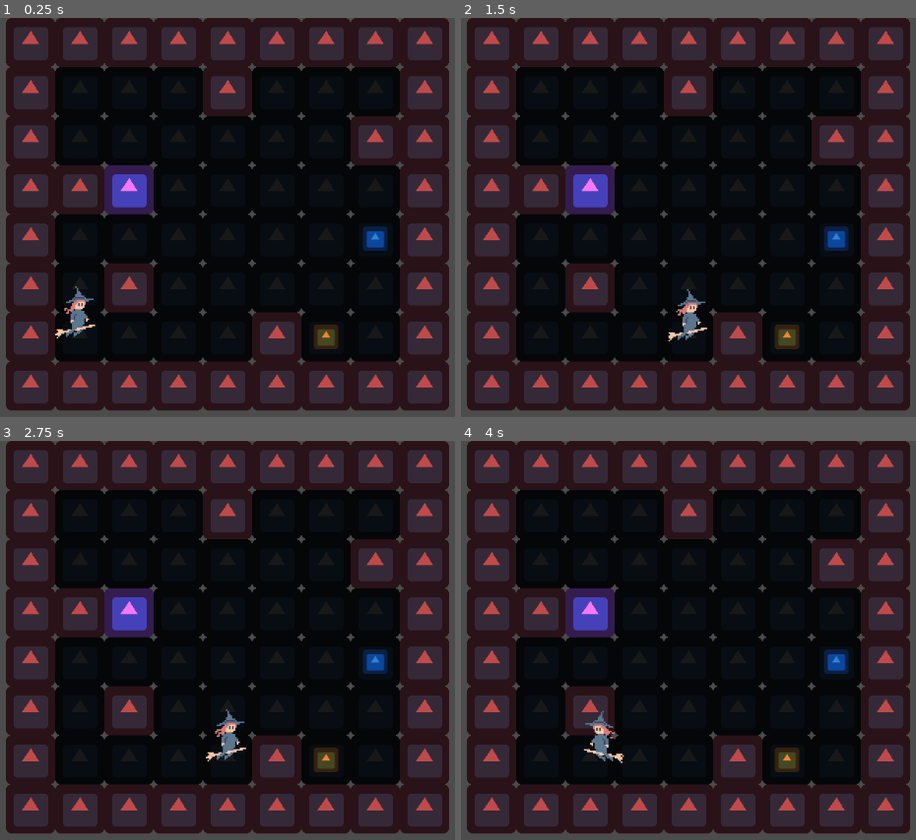
Above: before the commit, frames 1-4 (two rows, left to right).
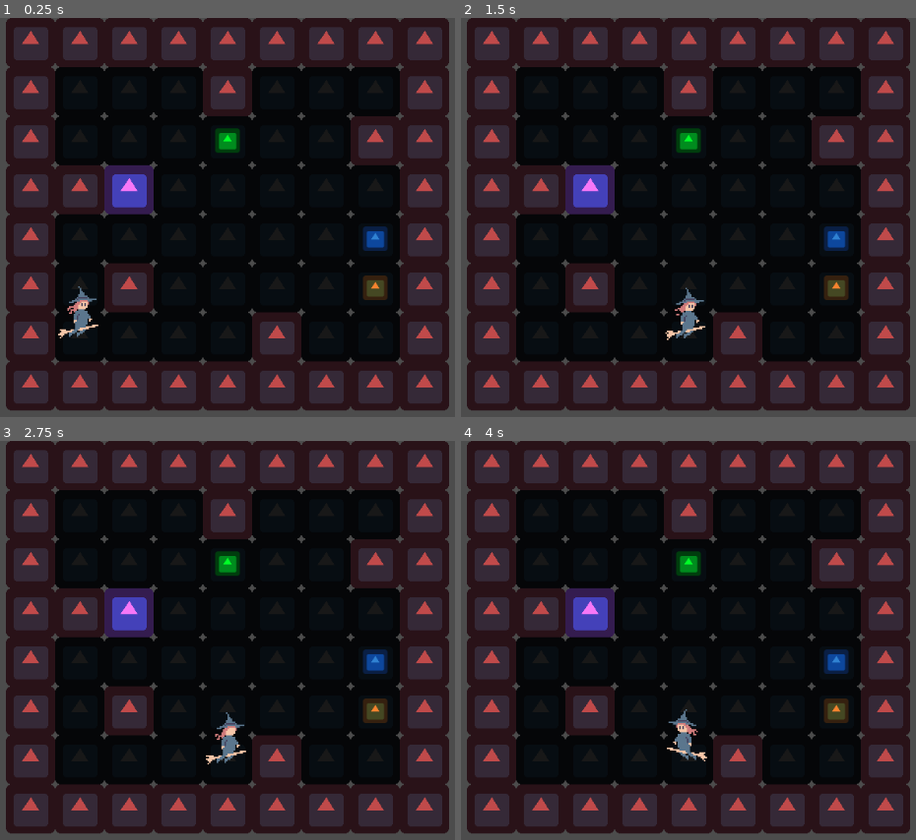
Above: after the commit, the same moments.

Repository: philoufc/gwj53
Game: Godot game, scene res://scenes/Level.tscn
The game is run twice, just before and just after one commit, with the same random seed, the same clock (stepped at 60 frames per second) and the same inputs. The project has no main scene, so this scene is started directly. The engine's default icon, where the game draws it, is replaced by a stand-in: a white triangle on a blue panel in a dark square.
Inputs (mouse positions are in pixels of both pictures, inside the frame that each line leads up to):
- Up to frame 1 (0.25 s): no input
- Up to frame 2 (1.5 s): tap Enter at 0.5 s; move the mouse to (outside the picture) at 0.52 s; hold Right (right) 0.53-1.25 s; click (outside the picture) at 0.67 s; drag from (652, 269) to (688, 385) at 1.27 s
- Up to frame 3 (2.75 s): tap Space at 2 s; move the mouse to (427, 568) at 2.02 s; hold Right (right) from 2.03 s (still down)
- Up to frame 4 (4 s): release Right (right) at 2.75 s; drag from (770, 764) to (574, 600) at 2.77 s; tap Enter at 3.5 s; move the mouse to (outside the picture) at 3.52 s; hold Left (left) from 3.53 s (still down)

The runs differ from the first frame. In frame 1, 1.3% of the frame differs, in the area x 12-86%, y 27-84%; in frame 2, 1.3%; in frame 3, 1.3%; in frame 4, 1.8%, in the area x 26-86%, y 27-84%.

Commit message:
completed movement mechanic

Diff:
--- a/scenes/Element.gd
+++ b/scenes/Element.gd
@@ -2,16 +2,26 @@
 
 var element_free_spaces = {"up": 0, "down": 0, "right": 0, "left": 0}
 export var element_number :int
+onready var level : Node2D = get_tree().root.get_node("Level")
+onready var player : Node2D = level.get_node("Player")
 onready var collision_shape :CollisionShape2D = $CollisionElement
 onready var raycast_up : RayCast2D = $RayCastUp
 onready var raycast_down : RayCast2D = $RayCastDown
 onready var raycast_right : RayCast2D = $RayCastRight
 onready var raycast_left : RayCast2D = $RayCastLeft
+onready var area_up : Area2D = $AreaUp
+onready var area_down : Area2D = $AreaDown
+onready var area_right : Area2D = $AreaRight
+onready var area_left : Area2D = $AreaLeft
+onready var position_up :Position2D = $ElementsPositions/Position2D_up
+onready var position_down :Position2D = $ElementsPositions/Position2D_down
+onready var position_right :Position2D = $ElementsPositions/Position2D_right
+onready var position_left :Position2D = $ElementsPositions/Position2D_left
+
 
 func _ready() -> void:
 	yield(get_tree(), "idle_frame")
 	self.position = get_pos_from_tile(get_tile_from_pos(self.position))
-
 
 func update_free_spaces():
 	raycast_up.cast_to = Vector2(0, -2000)
@@ -32,8 +42,56 @@
 	update_free_spaces()
 	return element_free_spaces[direction]
 
+func element_check_around_and_attach():
+	print("elem check around fired from:", self)
+	if area_up.get_overlapping_bodies():
+		if area_up.get_overlapping_bodies()[0].is_in_group("elements"):
+			var new_element = area_up.get_overlapping_bodies()[0]
+			level.remove_child(new_element)
+			player.add_child(new_element)
+			new_element.position = self.position + position_up.position
+			new_element.collision_shape.disabled = true
+			player.elements_carried.append(new_element)
+			yield(get_tree(), "idle_frame")
+			player.elements_offsets[new_element.element_number] = get_tile_from_pos(new_element.position)
+			yield(get_tree().create_timer(0.1), "timeout")
+			new_element.element_check_around_and_attach() # comment out to connect only one element at a time
+	if area_down.get_overlapping_bodies():
+		if area_down.get_overlapping_bodies()[0].is_in_group("elements"):
+			var new_element = area_down.get_overlapping_bodies()[0]
+			level.remove_child(new_element)
+			player.add_child(new_element)
+			new_element.position = self.position + position_down.position
+			new_element.collision_shape.disabled = true
+			player.elements_carried.append(new_element)
+			player.elements_offsets[new_element.element_number] = get_tile_from_pos(new_element.position)
+			yield(get_tree().create_timer(0.1), "timeout")
+			new_element.element_check_around_and_attach() # comment out to connect only one element at a time
+	if area_right.get_overlapping_bodies():
+		if area_right.get_overlapping_bodies()[0].is_in_group("elements"):
+			var new_element = area_right.get_overlapping_bodies()[0]
+			level.remove_child(new_element)
+			player.add_child(new_element)
+			new_element.position = self.position + position_right.position
+			new_element.collision_shape.disabled = true
+			player.elements_carried.append(new_element)
+			player.elements_offsets[new_element.element_number] = get_tile_from_pos(new_element.position)
+			yield(get_tree().create_timer(0.1), "timeout")
+			new_element.element_check_around_and_attach() # comment out to connect only one element at a time
+	if area_left.get_overlapping_bodies():
+		if area_left.get_overlapping_bodies()[0].is_in_group("elements"):
+			var new_element = area_left.get_overlapping_bodies()[0]
+			level.remove_child(new_element)
+			player.add_child(new_element)
+			new_element.position = self.position + position_left.position
+			new_element.collision_shape.disabled = true
+			player.elements_carried.append(new_element)
+			player.elements_offsets[new_element.element_number] = get_tile_from_pos(new_element.position)
+			yield(get_tree().create_timer(0.1), "timeout")
+			new_element.element_check_around_and_attach() # comment out to connect only one element at a time
+
 func get_tile_from_pos(position):
-	return get_tree().root.get_node("Level").return_tile(position)
+	return level.return_tile(position)
 
 func get_pos_from_tile(tile):
-	return get_tree().root.get_node("Level").return_middle_pos(tile)
+	return level.return_middle_pos(tile)
--- a/scenes/Element.tscn
+++ b/scenes/Element.tscn
@@ -18,6 +18,9 @@
 "name": "default",
 "speed": 5.0
 } ]
+
+[sub_resource type="RectangleShape2D" id=4]
+extents = Vector2( 16, 16 )
 
 [node name="Element" type="StaticBody2D" groups=["elements"]]
 script = ExtResource( 2 )
@@ -44,3 +47,45 @@
 [node name="RayCastLeft" type="RayCast2D" parent="."]
 enabled = true
 cast_to = Vector2( -2000, 0 )
+
+[node name="AreaUp" type="Area2D" parent="."]
+position = Vector2( 0, -64 )
+input_pickable = false
+
+[node name="Collision" type="CollisionShape2D" parent="AreaUp"]
+shape = SubResource( 4 )
+
+[node name="AreaDown" type="Area2D" parent="."]
+position = Vector2( 0, 64 )
+input_pickable = false
+
+[node name="Collision" type="CollisionShape2D" parent="AreaDown"]
+shape = SubResource( 4 )
+
+[node name="AreaRight" type="Area2D" parent="."]
+position = Vector2( 64, 0 )
+input_pickable = false
+
+[node name="Collision" type="CollisionShape2D" parent="AreaRight"]
+shape = SubResource( 4 )
+
+[node name="AreaLeft" type="Area2D" parent="."]
+position = Vector2( -64, 0 )
+input_pickable = false
+
+[node name="Collision" type="CollisionShape2D" parent="AreaLeft"]
+shape = SubResource( 4 )
+
+[node name="ElementsPositions" type="Node2D" parent="."]
+
+[node name="Position2D_up" type="Position2D" parent="ElementsPositions"]
+position = Vector2( 0, -64 )
+
+[node name="Position2D_down" type="Position2D" parent="ElementsPositions"]
+position = Vector2( 0, 64 )
+
+[node name="Position2D_right" type="Position2D" parent="ElementsPositions"]
+position = Vector2( 64, 0 )
+
+[node name="Position2D_left" type="Position2D" parent="ElementsPositions"]
+position = Vector2( -64, 0 )
--- a/scenes/Level.tscn
+++ b/scenes/Level.tscn
@@ -77,12 +77,17 @@
 
 [node name="Element1" parent="." instance=ExtResource( 4 )]
 modulate = Color( 0.188235, 0.509804, 0.823529, 1 )
-position = Vector2( 543, 288 )
+position = Vector2( 545, 287 )
 element_number = 1
 
 [node name="Element2" parent="." instance=ExtResource( 4 )]
 modulate = Color( 0.972549, 0.517647, 0.184314, 1 )
-position = Vector2( 469, 430 )
+position = Vector2( 549, 356 )
+element_number = 2
+
+[node name="Element3" parent="." instance=ExtResource( 4 )]
+modulate = Color( 0, 1, 0.156863, 1 )
+position = Vector2( 344, 163 )
 element_number = 2
 
 [node name="Player" parent="." instance=ExtResource( 2 )]
--- a/scenes/Player.gd
+++ b/scenes/Player.gd
@@ -89,7 +89,7 @@
 			tile_movement = Vector2.RIGHT
 		"left":
 			tile_movement = Vector2.LEFT
-
+	yield(get_tree().create_timer(0.1), "timeout")
 	number_of_tiles = free_spaces[direction]
 	for element in elements_carried:
 		if element.get_free_spaces(direction) < number_of_tiles:
@@ -109,6 +109,8 @@
 		is_moving = false
 		yield(get_tree().create_timer(0.1), "timeout")
 		check_around_and_attach()
+		for element in elements_carried:
+			element.element_check_around_and_attach()
 		check_if_level_complete()
 	else:
 		is_moving = false
@@ -123,6 +125,8 @@
 			element.collision_shape.disabled = true
 			elements_carried.append(element)
 			elements_offsets[element.element_number] = get_tile_from_pos(element.position)
+			yield(get_tree().create_timer(0.1), "timeout")
+			element.element_check_around_and_attach() # comment out to connect only one element at a time
 	if area_down.get_overlapping_bodies():
 		if area_down.get_overlapping_bodies()[0].is_in_group("elements"):
 			var element = area_down.get_overlapping_bodies()[0]
@@ -132,6 +136,8 @@
 			element.collision_shape.disabled = true
 			elements_carried.append(element)
 			elements_offsets[element.element_number] = get_tile_from_pos(element.position)
+			yield(get_tree().create_timer(0.1), "timeout")
+			element.element_check_around_and_attach() # comment out to connect only one element at a time
 	if area_right.get_overlapping_bodies():
 		if area_right.get_overlapping_bodies()[0].is_in_group("elements"):
 			var element = area_right.get_overlapping_bodies()[0]
@@ -141,6 +147,8 @@
 			element.collision_shape.disabled = true
 			elements_carried.append(element)
 			elements_offsets[element.element_number] = get_tile_from_pos(element.position)
+			yield(get_tree().create_timer(0.1), "timeout")
+			element.element_check_around_and_attach() # comment out to connect only one element at a time
 	if area_left.get_overlapping_bodies():
 		if area_left.get_overlapping_bodies()[0].is_in_group("elements"):
 			var element = area_left.get_overlapping_bodies()[0]
@@ -150,24 +158,31 @@
 			element.collision_shape.disabled = true
 			elements_carried.append(element)
 			elements_offsets[element.element_number] = get_tile_from_pos(element.position)
-	print(elements_offsets)
-
+			yield(get_tree().create_timer(0.1), "timeout")
+			element.element_check_around_and_attach() # comment out to connect only one element at a time
 func check_if_level_complete():
 	if level.tile_is_exit(get_tile_from_pos(position)):
-		print(elements_offsets)
-		print(solutions[current_level])
+		print("our shape:", elements_offsets)
+		print("solution:", solutions[current_level])
+
+		print(len(elements_offsets), " =? ", len(solutions[current_level]))
 		if len(elements_offsets) == len(solutions[current_level]):
 			var found_discrepancy = false
 			for element in solutions[current_level]:
 				if solutions[current_level][element] != elements_offsets[element]:
+					print(elements_offsets[element])
 					print(solutions[current_level][element])
-					print(elements_offsets[element])
 					found_discrepancy = true
 					break
 			if !found_discrepancy:
 				$LevelEnd.text = "win!"
 				$LevelEnd.show()
 				yield(get_tree().create_timer(2), "timeout")
+				$LevelEnd.hide()
+			else:
+				$LevelEnd.text = "nope!"
+				$LevelEnd.show()
+				yield(get_tree().create_timer(1), "timeout")
 				$LevelEnd.hide()
 		else:
 			$LevelEnd.text = "nope!"
--- a/scenes/Player.tscn
+++ b/scenes/Player.tscn
@@ -108,7 +108,7 @@
 z_index = 1
 frames = SubResource( 9 )
 animation = "idle"
-frame = 2
+frame = 4
 playing = true
 
 [node name="RayCastUp" type="RayCast2D" parent="."]
Not shown: 1 places in scenes/Element.tscn that only renumber resources
